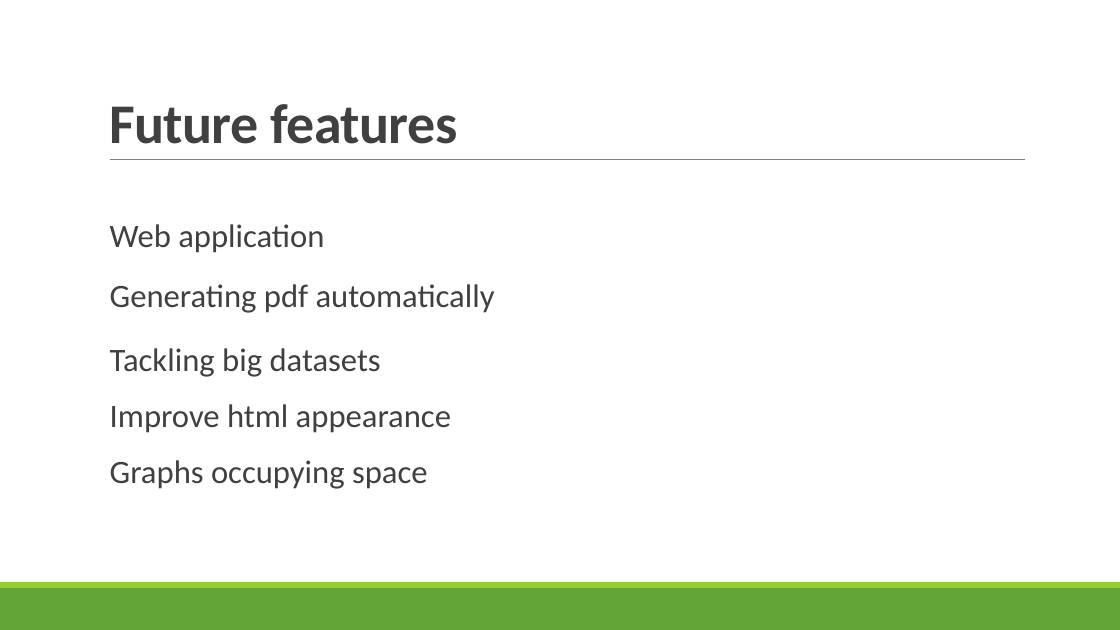
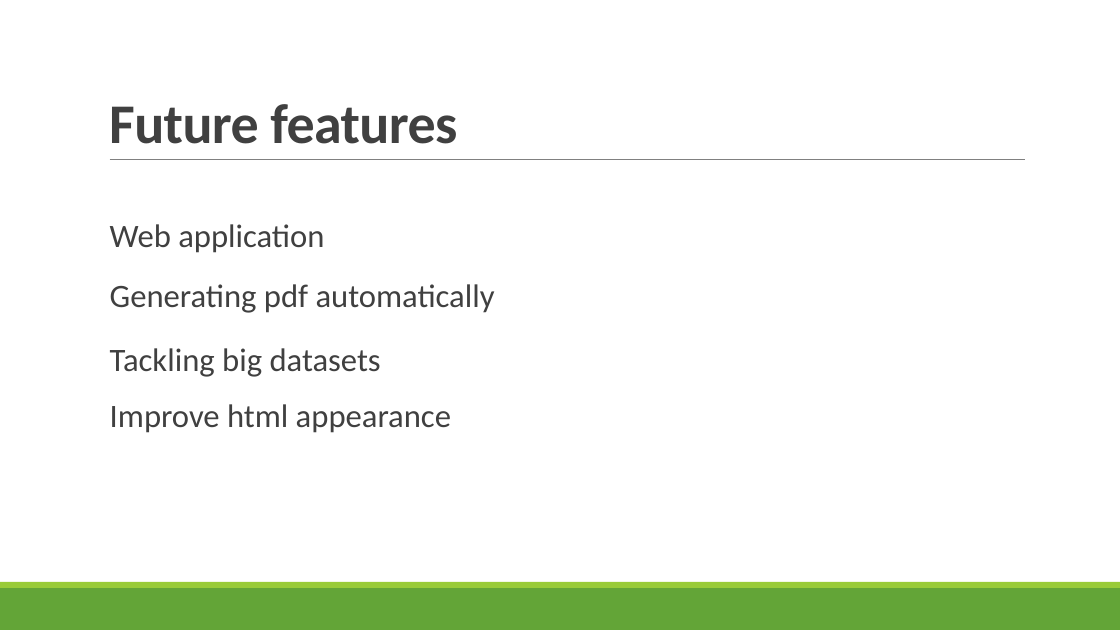
Before and after one commit to meytala/seenopsis, a slide deck: slide 7 of seenopsis_presentation.pptx. Drawn at 1120x630 pixels with LibreOffice and Linux fonts; fonts in the diff are those of the drawing. Boxes give left, top, right and bottom in pixels: in the first picture for what was removed or moved away, otherwise in the second. Text is boxed around its words. In the diff, an @@ line names an element or a change of style, - is before the commit and + after.

```diff
--- a/seenopsis_presentation.pptx
+++ b/seenopsis_presentation.pptx
@@ text removed at (x1=110, y1=460, x2=428, y2=489) @@
-  Graphs occupying space
```
Also in this commit, not shown: 6 other files.
